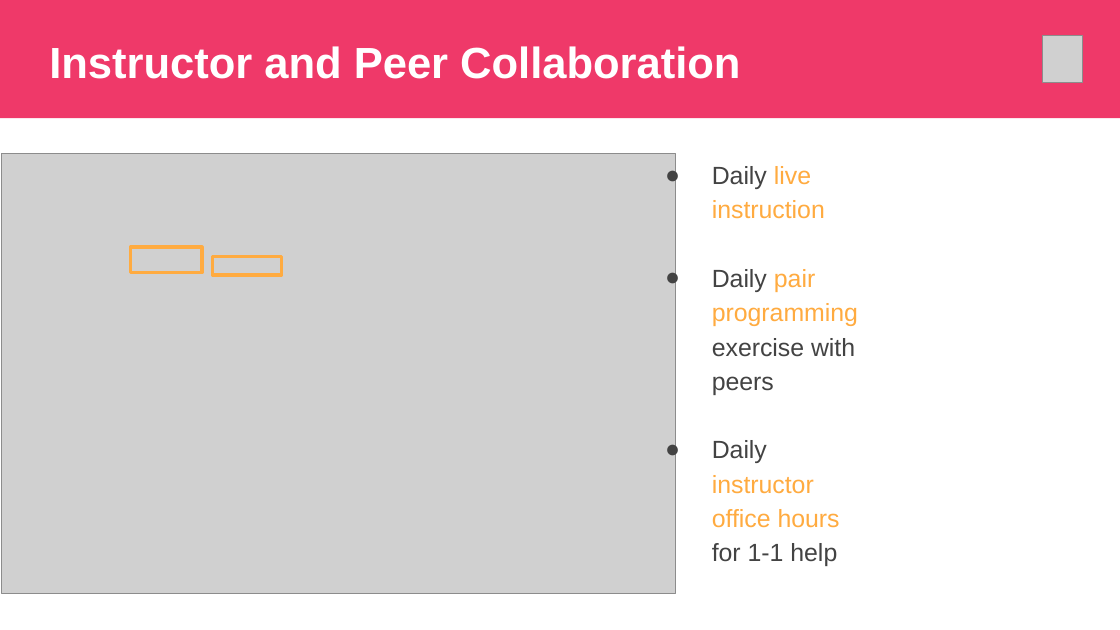
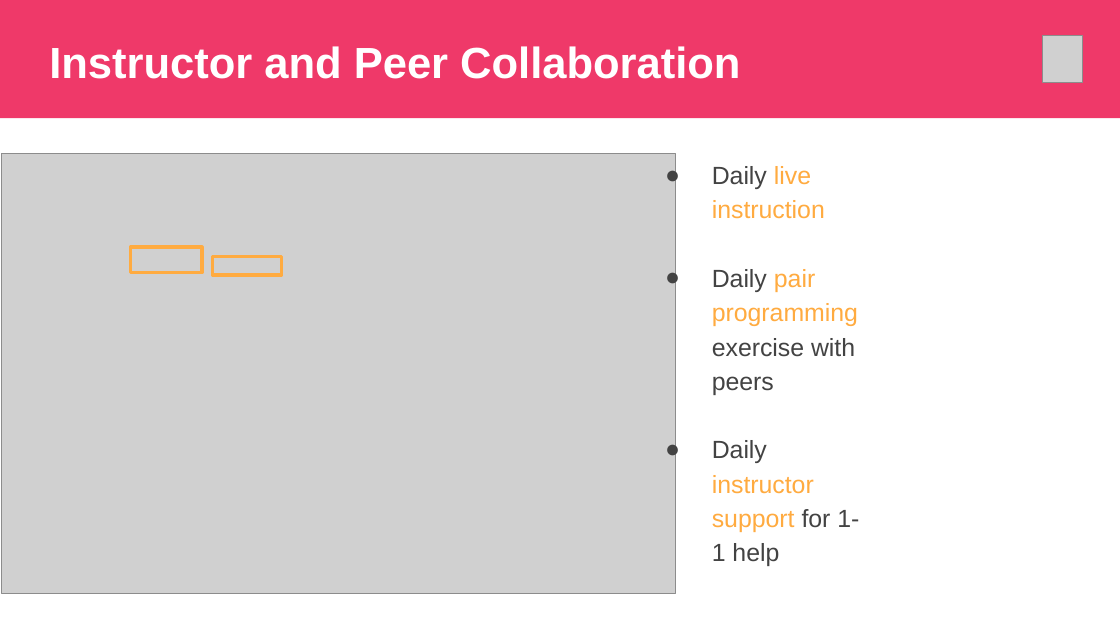
Before and after one commit to thisismetis/Metis_Fundamentals, a slide deck: slide 14 of metis_intro/Metis_Intro.pptx. Drawn at 1120x630 pixels with LibreOffice and Linux fonts; fonts in the diff are those of the drawing; grey boxes stand for pictures. Boxes give left, top, right and bottom in pixels: in the first picture for what was removed or moved away, otherwise in the second. Text is boxed around its words. In the diff, an @@ line names an element or a change of style, - is before the commit and + after.

```diff
--- a/metis_intro/Metis_Intro.pptx
+++ b/metis_intro/Metis_Intro.pptx
@@ text at (712, 440, 859, 566): text changed @@
-● Daily instructor office hours for 1-1 help
+● Daily instructor support for 1-1 help
```
Also in this commit, not shown: 1 other slide changed, 1 other file.
